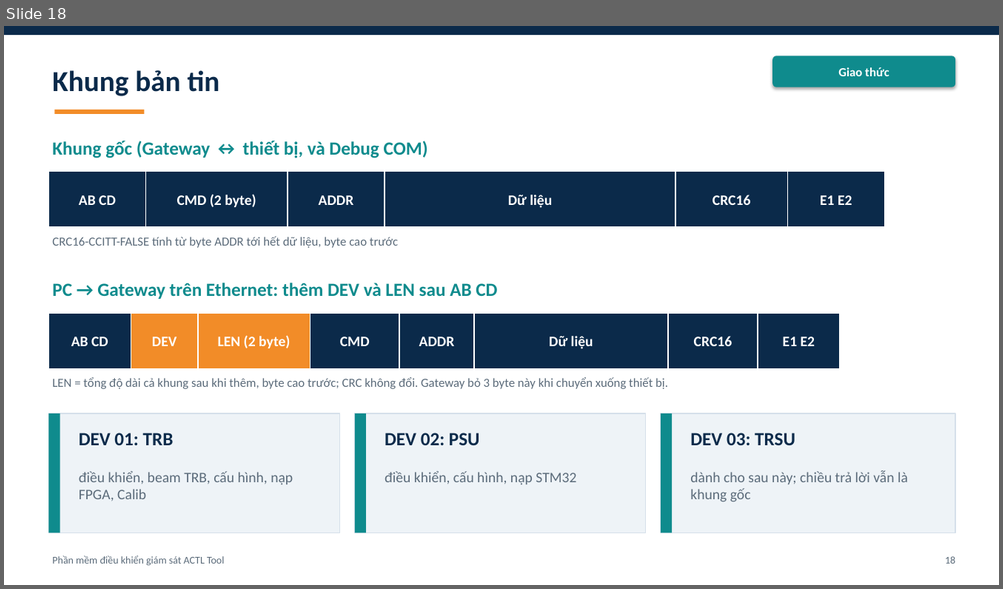
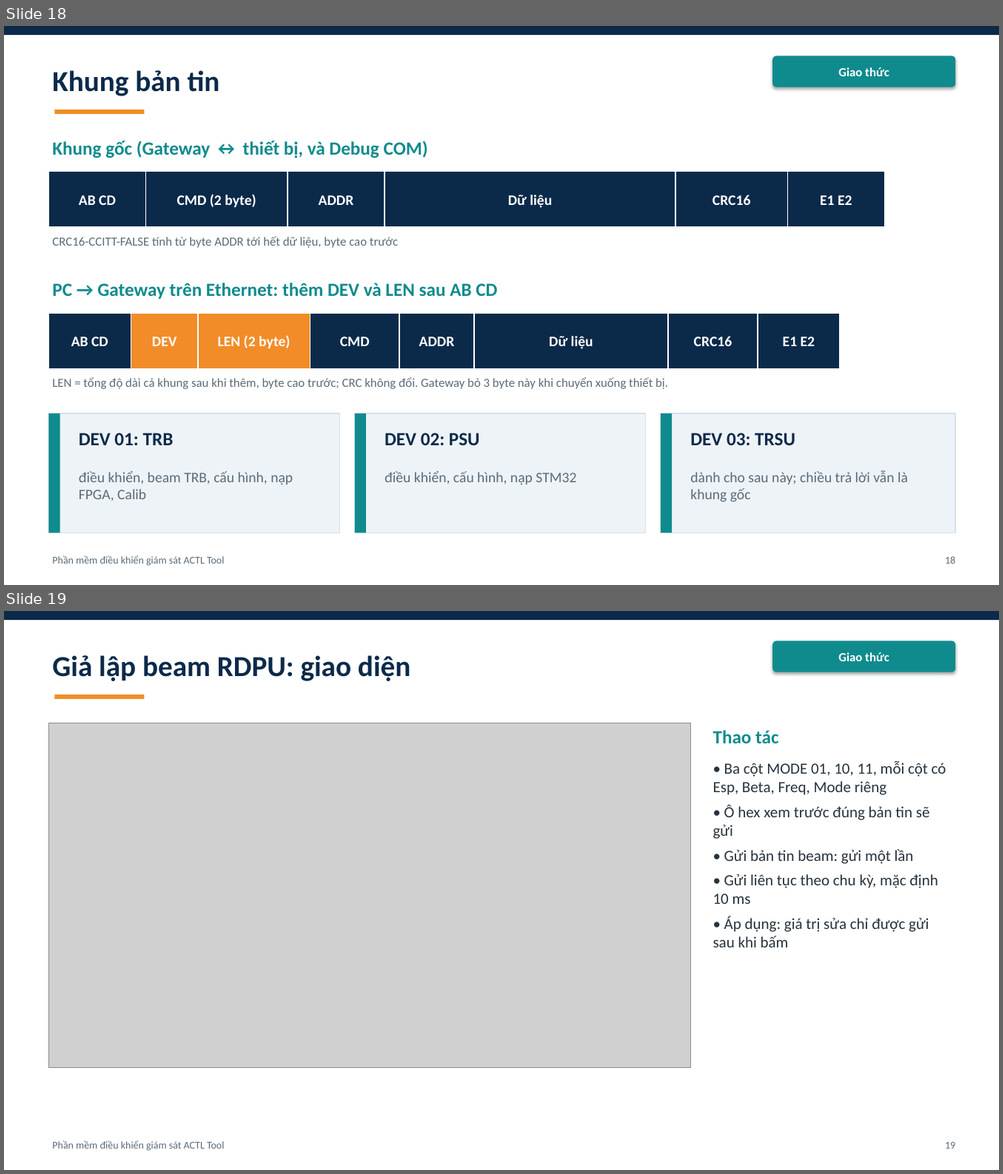
Before and after one commit to yuhneyugnnnn221103/ACTL-Tool, a slide deck: docs/ACTL_Tool_tong_quan_v1.pptx. Shown one above the other, each under a label of ours: slide 18 before the commit, slides 18 and 19 after it. The pictures are 1003x589 and 1003x1174 pixels, drawn with LibreOffice and Linux fonts; fonts in the diff are those of the drawing; grey boxes stand for pictures. Boxes give left, top, right and bottom in pixels: in the first picture for what was removed or moved away, otherwise in the second. Text is boxed around its words. In the diff, an @@ line names an element or a change of style, - is before the commit and + after.

```diff
--- a/docs/ACTL_Tool_tong_quan_v1.pptx
+++ b/docs/ACTL_Tool_tong_quan_v1.pptx
@@ slide 19 added at bbox=[4, 611, 999, 1170], background #FFFFFF @@
@@ rectangle added at bbox=[4, 611, 999, 620], fill #0B2A4A @@
@@ rounded rectangle added at bbox=[772, 641, 956, 672], fill #0F8B8D, 12 pt, text #FFFFFF, bold @@
+Giao thức
@@ text added at bbox=[52, 655, 410, 681], 28 pt, text #0B2A4A, bold @@
+Giả lập beam RDPU: giao diện
@@ rectangle added at bbox=[55, 695, 145, 699], fill #F28C28 @@
@@ picture added at bbox=[48, 723, 691, 1068] @@
@@ text added at bbox=[713, 730, 778, 743], 18 pt, text #0F8B8D, bold @@
+Thao tác
@@ text added at bbox=[713, 761, 946, 948], 15 pt, text #26323D @@
+• Ba cột MODE 01, 10, 11, mỗi cột có Esp, Beta, Freq, Mode riêng
+• Ô hex xem trước đúng bản tin sẽ gửi
+• Gửi bản tin beam: gửi một lần
+• Gửi liên tục theo chu kỳ, mặc định 10 ms
+• Áp dụng: giá trị sửa chỉ được gửi sau khi bấm
@@ text added at bbox=[52, 1141, 224, 1151], 10 pt, text #5B6B7A @@
+Phần mềm điều khiển giám sát ACTL Tool
@@ text added at bbox=[945, 1142, 955, 1149], 10 pt, text #5B6B7A @@
+19
```
Also in this commit, not shown: 6 slides changed, 4 other slides added.
